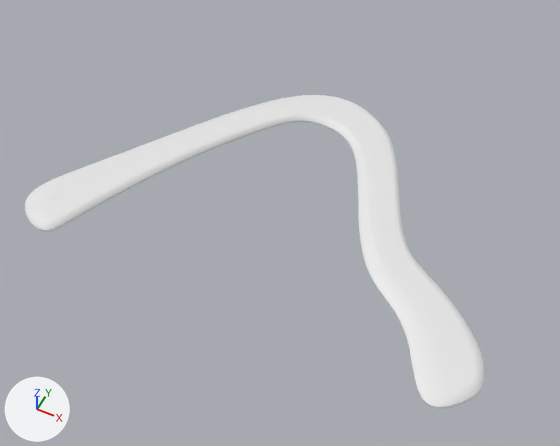
Renders of the Blender file blender/feverish-hook.blend from each side of a commit.
Both versions are drawn from a 50 mm camera at (0.134, -0.389, 0.323) aimed at (-0.007, -0.107, -0.029). Every picture has the same lights, and +X, +Y and +Z are marked at lower left.

In view in the first picture: 'Boomerang'.
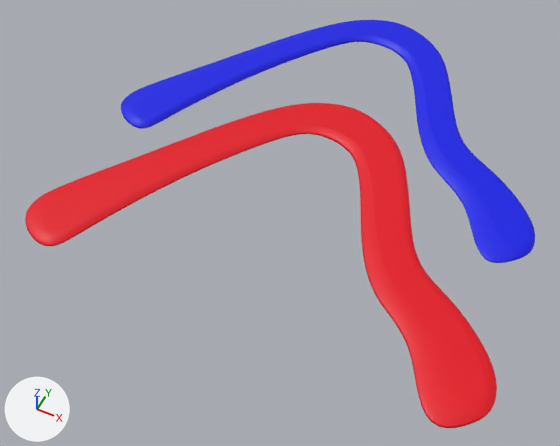
Commit message: Fat Hook
Fattened the Feverish Hook.

What the commit changed:
Material 'Material.001' (mat_material_001) is new.
Its base color is (0.0, 0.00577, 0.8) (blue #0011e7).
Material 'Material.003' (mat_material_003) is new.
Its base color is (0.8, 0.0, 0.00993) (red #e70019).
me_plane has 336 vertices, 334 faces and spans x -0.149..0.122, y -0.179..0.011, z 0.0..0.004.
me_plane now uses material mat_material_001 (blue #0011e7).
Mesh me_plane_003 is new.
It has 337 vertices, 334 faces and spans x -0.151..0.124, y -0.181..0.013, z -0.001..0.006.
It uses material mat_material_003 (red #e70019).
Object 'Boomerang' (ob_boomerang) moves from (0.0155, -0.0261, 0.0) to (0.0155, 0.0693, 0.0).
Object 'Boomerang.Fattened' (ob_boomerang_fattened) is new; it shows me_plane_003.
Its location is (0.0214, -0.031, -0.0021).
Its scale is (1.0, 1.0, 0.562).
It gains a SUBSURF modifier named 'Subdivision'.
Modifier setting: levels = 4.
Modifier setting: render_levels = 4.

Where the change shows, as pixel boxes [x1, y1, x2, y2] in the pictures (560 x 446 px):
'Boomerang', recoloured, moved
    before: [25, 95, 485, 408]
    after: [121, 20, 535, 263]
'Boomerang.Fattened', added (red)
    after: [25, 103, 497, 428]
